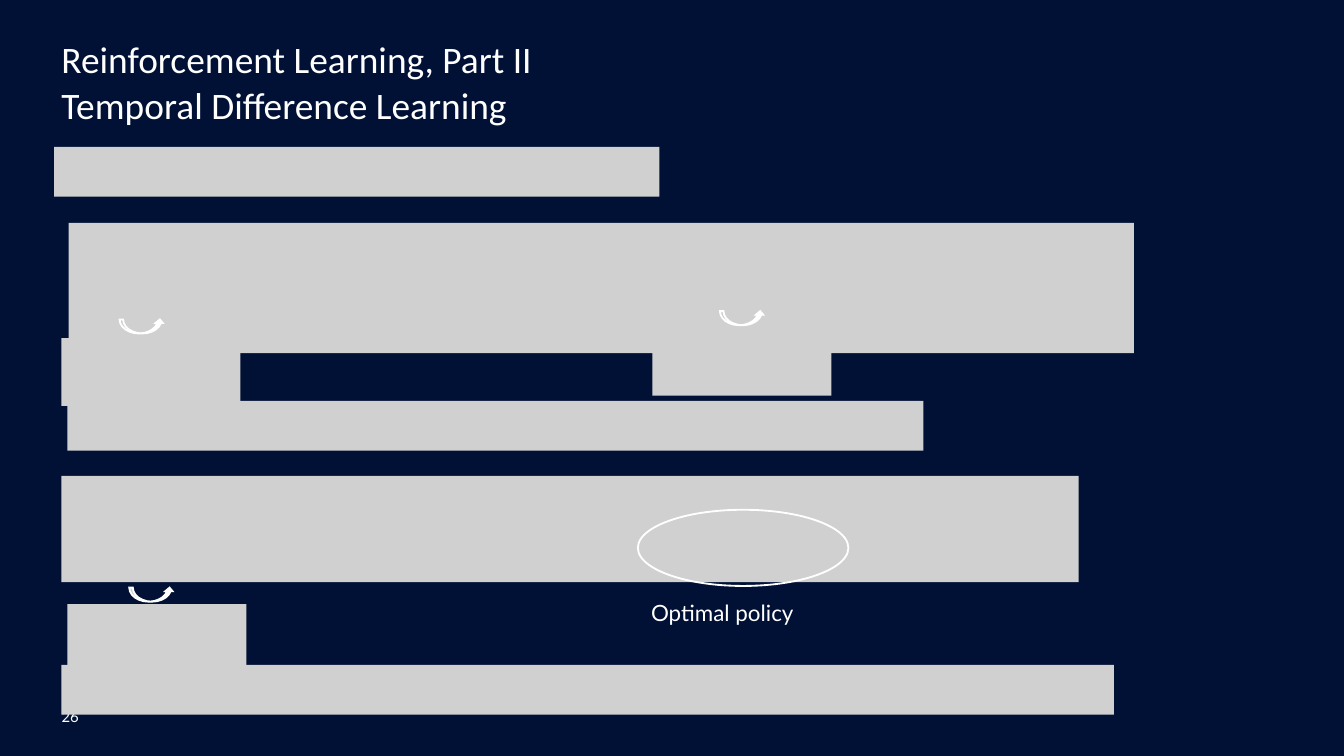
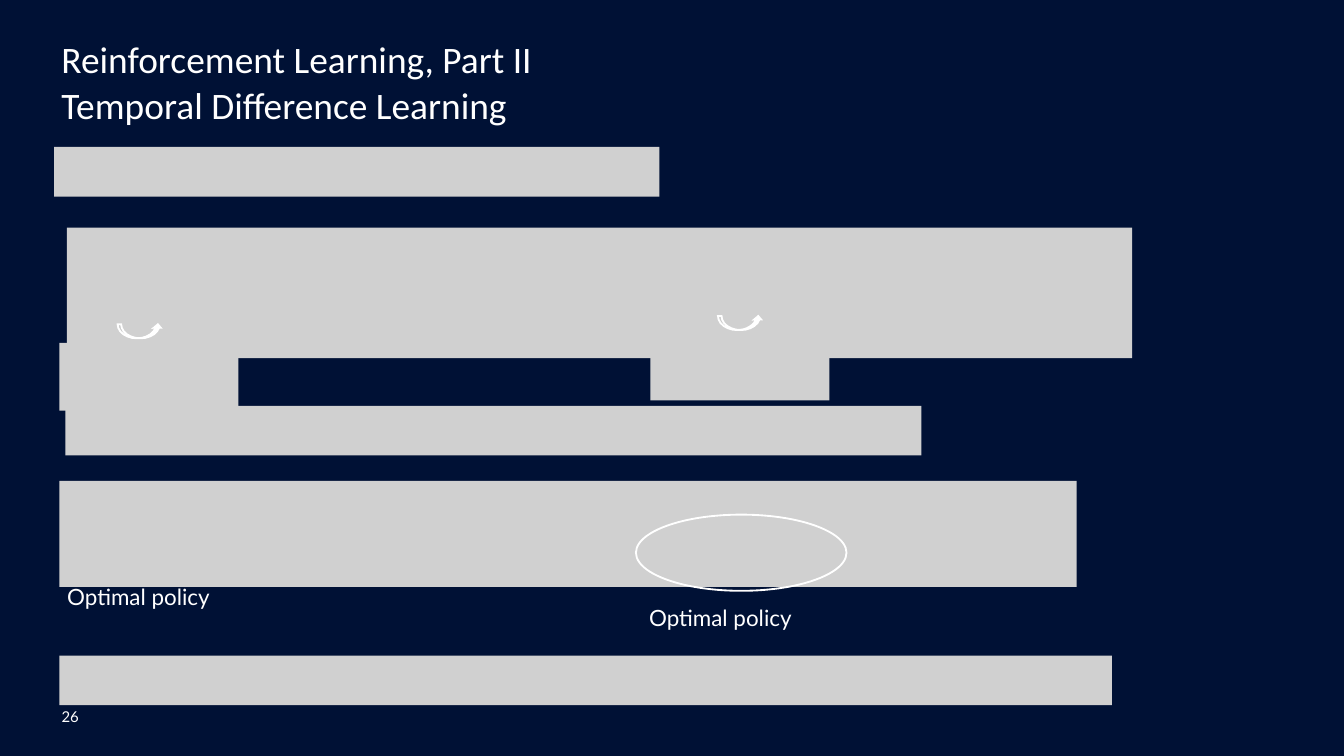
Before and after one commit to mgoutay/ml_course, a slide deck: slide 26 of RL_course.pptx. Drawn at 1344x756 pixels with LibreOffice and Linux fonts; fonts in the diff are those of the drawing; grey boxes stand for pictures; background and template pictures are left out. Boxes give left, top, right and bottom in pixels: in the first picture for what was removed or moved away, otherwise in the second. Text is boxed around its words. In the diff, an @@ line names an element or a change of style, - is before the commit and + after.

Commit message:
update slides

```diff
--- a/RL_course.pptx
+++ b/RL_course.pptx
@@ picture: place and size @@
-picture at (62, 339, 241, 406)
+picture at (59, 343, 238, 410)
@@ 3 pictures, 2 curved up arrows, 1 text, 1 ellipse: place and size @@
-3 pictures, 2 curved up arrows, 1 text, 1 ellipse at (67, 223, 1134, 625)
+3 pictures, 2 curved up arrows, 1 text, 1 ellipse at (66, 227, 1133, 630)
@@ picture: place and size @@
-picture at (62, 476, 1079, 582)
+picture at (59, 481, 1077, 587)
@@ text added at (67, 586, 210, 609), 12 pt, text #FFFFFF @@
+Optimal policy
@@ curved up arrow removed at (129, 587, 173, 601) @@
@@ picture removed at (67, 605, 246, 672) @@
@@ picture: place and size @@
-picture at (62, 665, 1114, 715)
+picture at (59, 656, 1111, 706)
```
Also in this commit, not shown: 2 other files.
